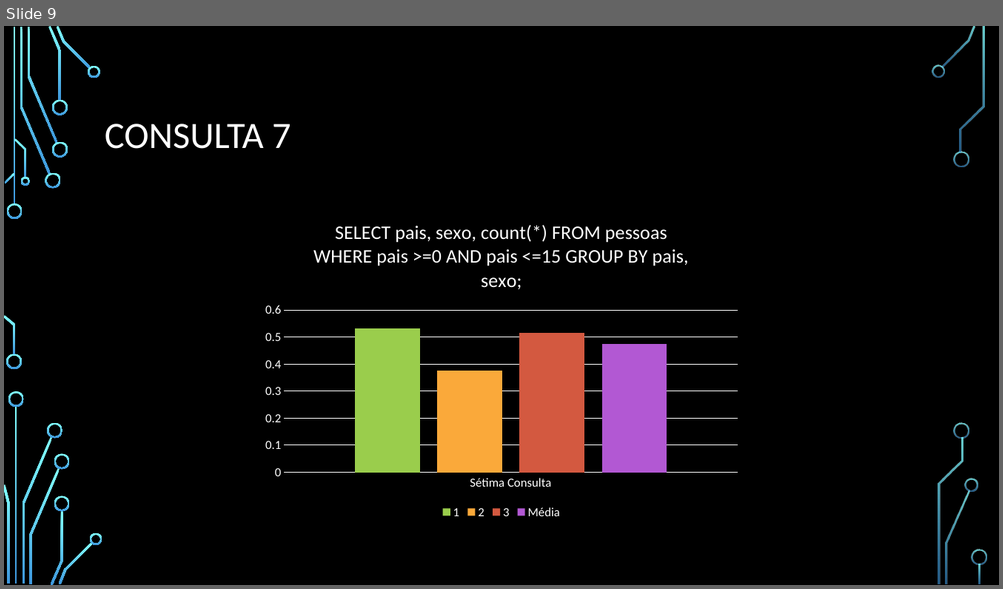
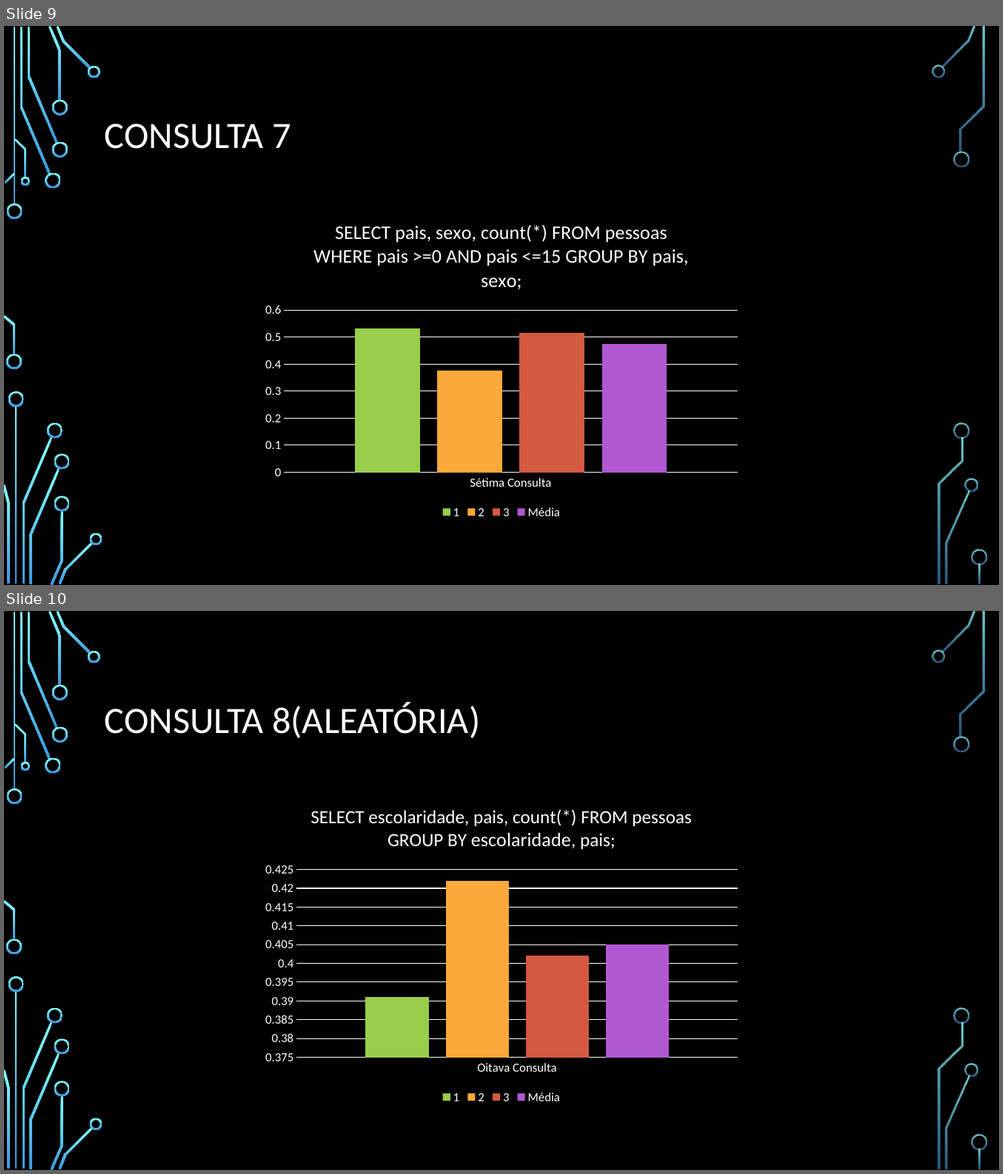
Before and after one commit to donk14/censo, a slide deck: Mini Censo.pptx. Shown one above the other, each under a label of ours: slide 9 before the commit, slides 9 and 10 after it. The pictures are 1003x589 and 1003x1174 pixels, drawn with LibreOffice and Linux fonts; fonts in the diff are those of the drawing; background and template pictures are left out. Boxes give left, top, right and bottom in pixels: in the first picture for what was removed or moved away, otherwise in the second. Text is boxed around its words. In the diff, an @@ line names an element or a change of style, - is before the commit and + after.

```diff
--- a/Mini Censo.pptx
+++ b/Mini Censo.pptx
@@ slide 10 added at (4,611,999,1170), background picture (left out); not listed: 36 template elements that a slide beside it also shows @@
@@ title added at (105,703,480,738), 36 pt, text #FFFFFF @@
+CONSULTA 8(ALEATÓRIA)
@@ column chart added at (256,792,747,1108) @@
+title "SELECT escolaridade, pais, count(*) FROM pessoas GROUP BY escolaridade, pais; "
+categories: Oitava Consulta
+1: 0.39
+2: 0.42
+3: 0.4
+Média: 0.4
```
Also in this commit, not shown: 5 other slides added, 1 slide removed.
